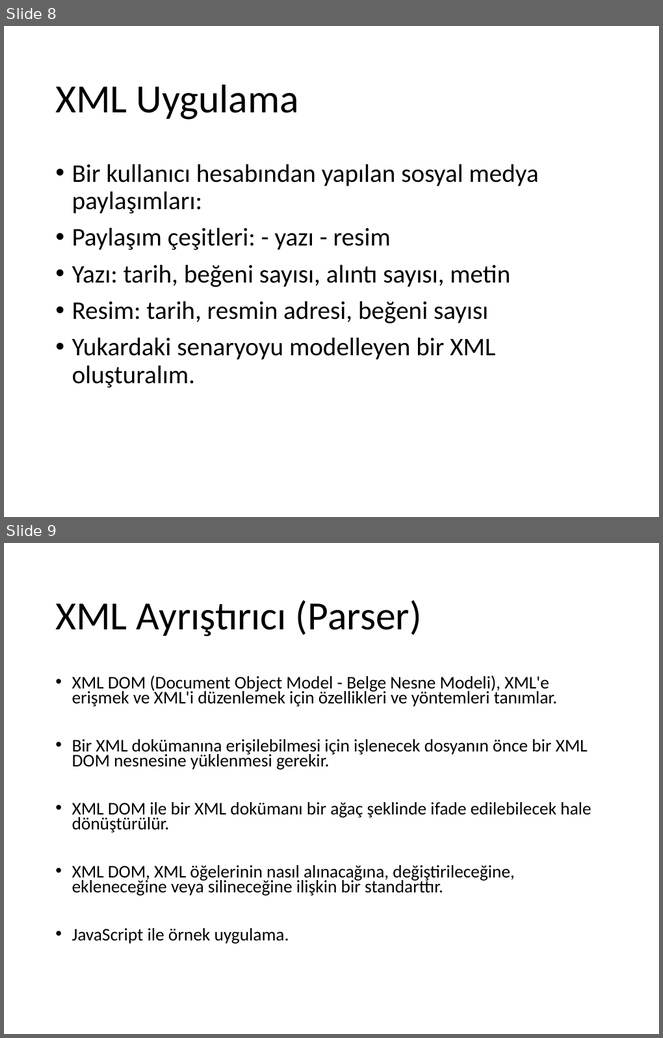
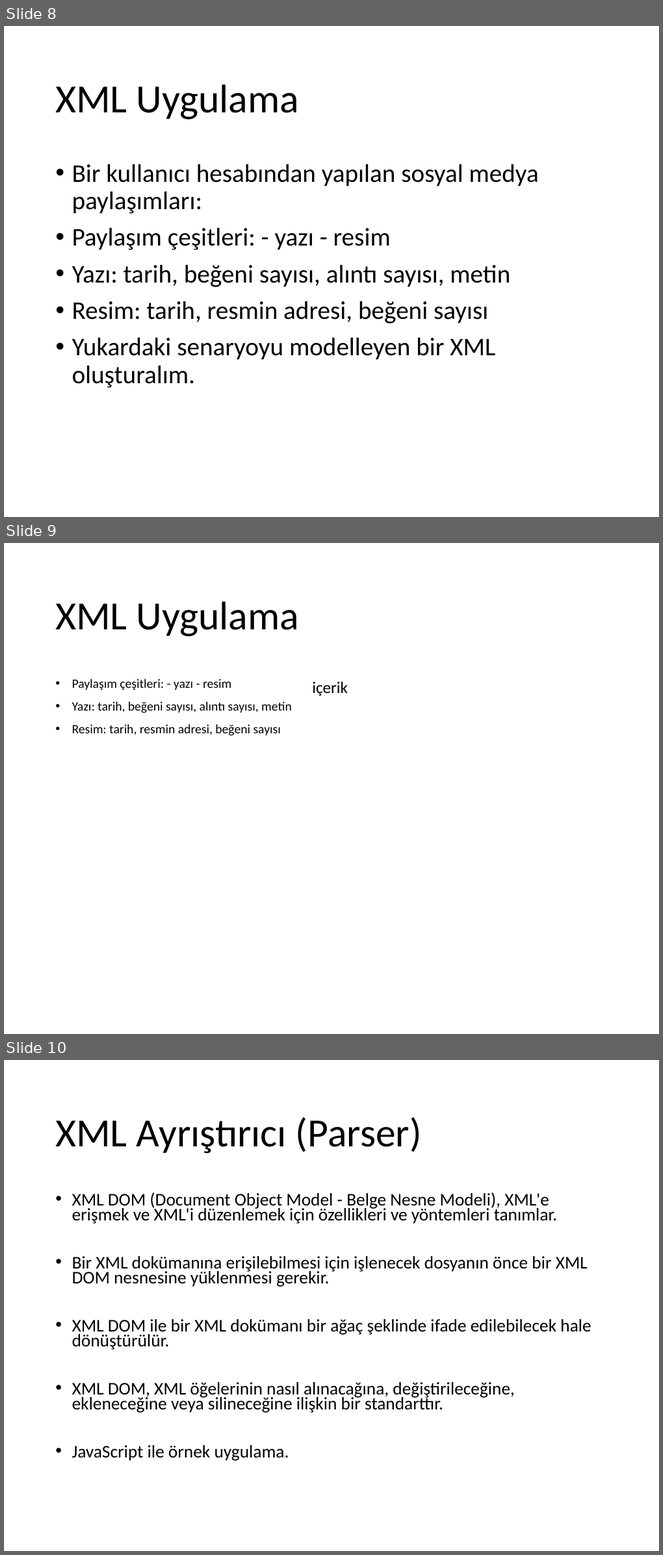
Before and after one commit to ihpar/dbms, a slide deck: Slides/Ders 1.pptx. Shown one above the other, each under a label of ours: slides 8 and 9 before the commit, slides 8, 9 and 10 after it. The pictures are 663x1038 and 663x1555 pixels, drawn with LibreOffice and Linux fonts; fonts in the diff are those of the drawing. Boxes give left, top, right and bottom in pixels: in the first picture for what was removed or moved away, otherwise in the second. Text is boxed around its words. In the diff, an @@ line names an element or a change of style, - is before the commit and + after.

```diff
--- a/Slides/Ders 1.pptx
+++ b/Slides/Ders 1.pptx
@@ slide 9 added at (4,543,659,1034), background #FFFFFF @@
@@ title added at (55,601,299,637), 44 pt, text #000000 @@
+XML Uygulama
@@ text added at (72,679,292,736), 14 pt, text #000000 @@
+• Paylaşım çeşitleri: - yazı - resim
+• Yazı: tarih, beğeni sayısı, alıntı sayısı, metin
+• Resim: tarih, resmin adresi, beğeni sayısı
@@ text added at (312,681,348,696), 18 pt, text #000000 @@
+içerik
@@ what was slide 9 is now slide 10 @@
```
Also in this commit, not shown: 4 slides changed, 1 other slide added, 1 other file.
